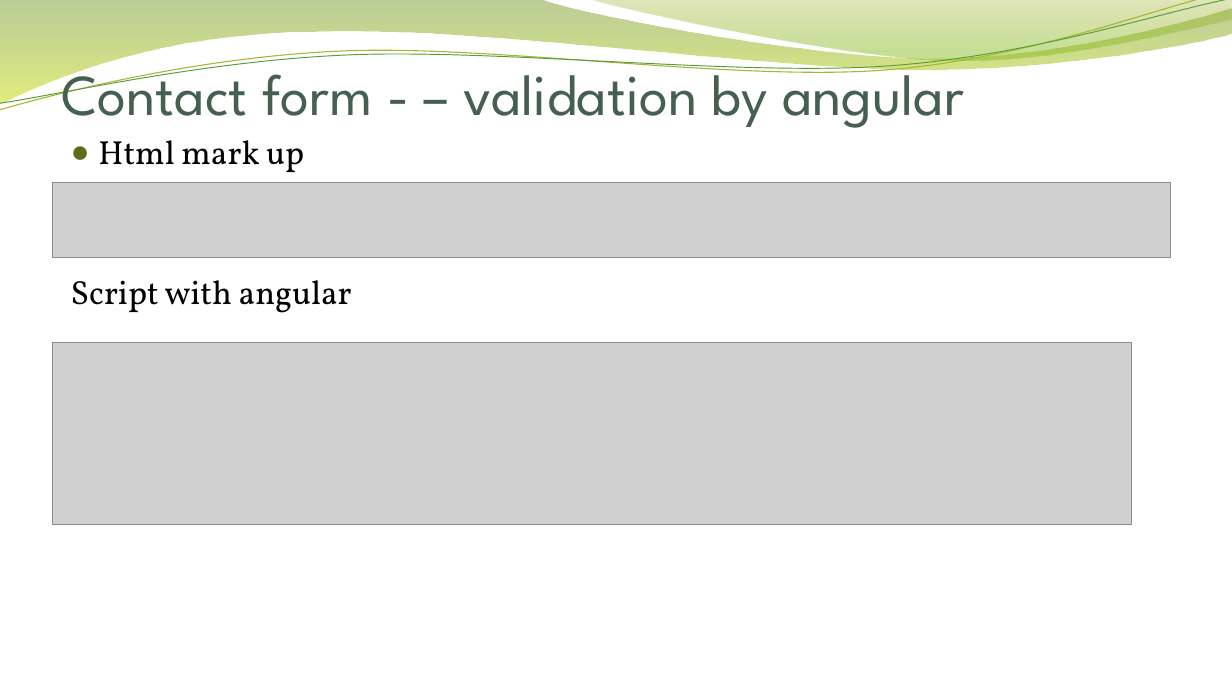
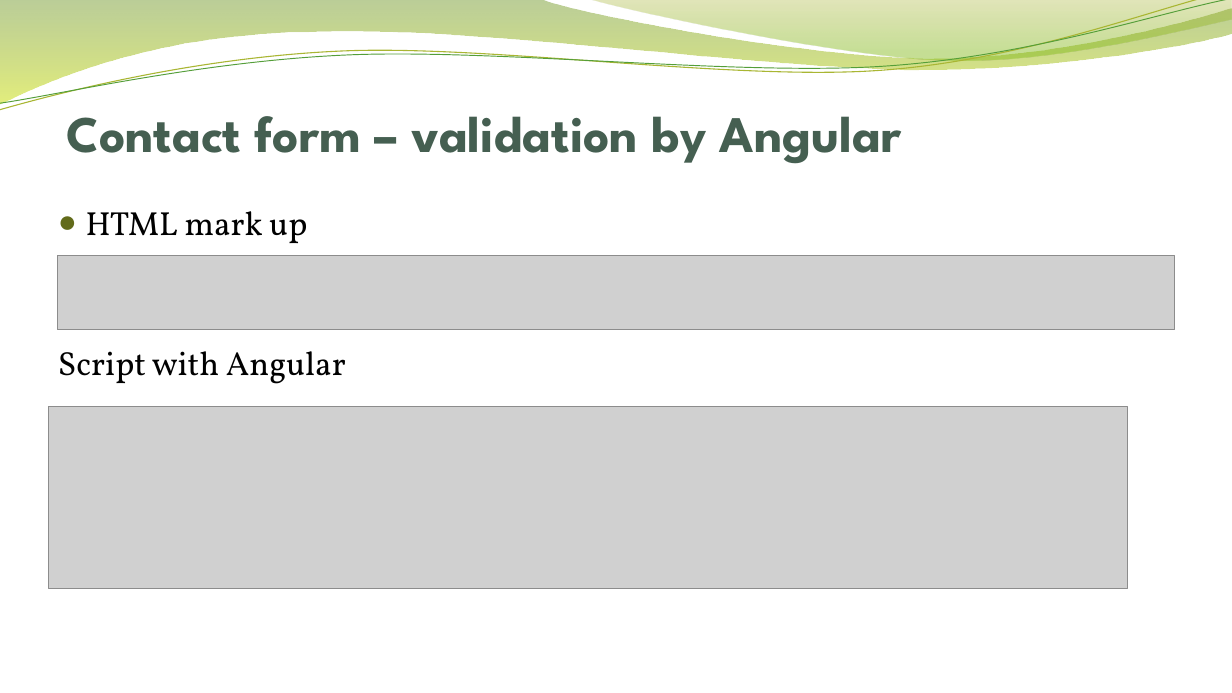
Before and after one commit to QianGaoProject/php, a slide deck: slide 8 of presentation/easy move_DF.pptx. Drawn at 1232x693 pixels with LibreOffice and Linux fonts; fonts in the diff are those of the drawing; grey boxes stand for pictures; background and template pictures are left out. Boxes give left, top, right and bottom in pixels: in the first picture for what was removed or moved away, otherwise in the second. Text is boxed around its words. In the diff, an @@ line names an element or a change of style, - is before the commit and + after.

```diff
--- a/presentation/easy move_DF.pptx
+++ b/presentation/easy move_DF.pptx
@@ title at (66, 116, 901, 164): text changed; size 45 to 40 pt; bold on @@
-Contact form - – validation by angular
+Contact form – validation by Angular
@@ text at (58, 211, 346, 384): text changed @@
-● Html mark up
-Script with angular
+● HTML mark up
+Script with Angular
@@ picture: place and size @@
-picture at (53, 183, 1171, 258)
+picture at (57, 255, 1176, 330)
@@ picture: place and size @@
-picture at (53, 343, 1131, 525)
+picture at (49, 407, 1128, 589)
```
Also in this commit, not shown: 9 other slides changed, 4 other files.
